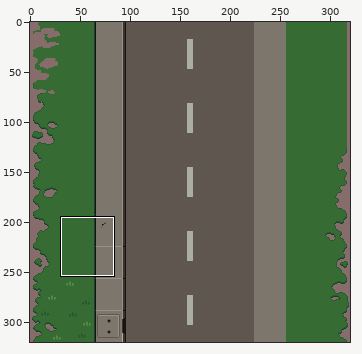
Two versions of one pixel-art file, assets/terra02.aseprite. The first picture is a wide view before the edit; the outline marks the close-up.
Close-up. As it was:
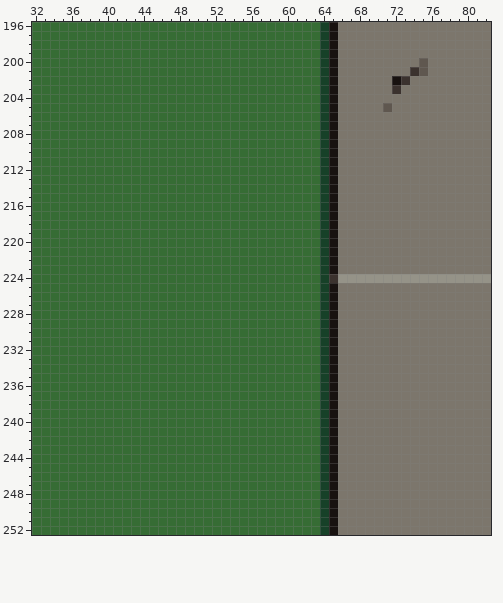
320x320 pixels, 1 frame. Shown: x 32..82, y 196..252.
Now the later version:
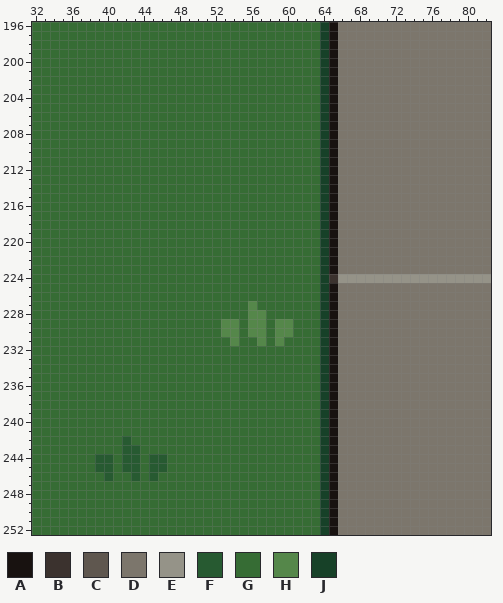
Palette (. is transparent): A #181210  B #3b322e  C #5f574f  D #7c766c  E #959388  F #275a31  G #366c34  H #55874a  J #174128
The exact change:
Layer "Layer 1":
y 200: x 75 C -> D
y 201: x 74..75 BC -> DD
y 202: x 72..73 AB -> DD
y 203: x 72 B -> D
y 205: x 71 C -> D
y 227: x 56 G -> H
y 228: x 56..57 GG -> HH
y 229..230: x 53..54 GG -> HH; x 56..57 GG -> HH; x 59..60 GG -> HH
y 231: x 54 G -> H; x 57 G -> H; x 59 G -> H
y 242: x 42 G -> F
y 243: x 42..43 GG -> FF
y 244..245: x 39..40 GG -> FF; x 42..43 GG -> FF; x 45..46 GG -> FF
y 246: x 40 G -> F; x 43 G -> F; x 45 G -> F
